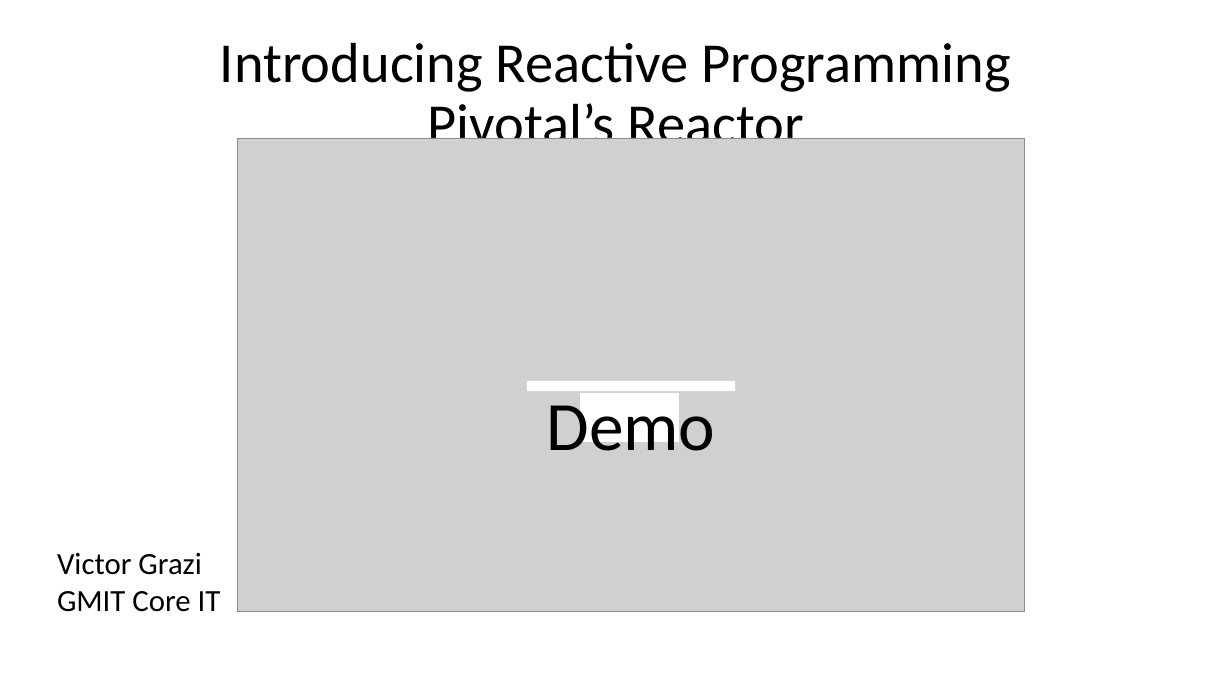
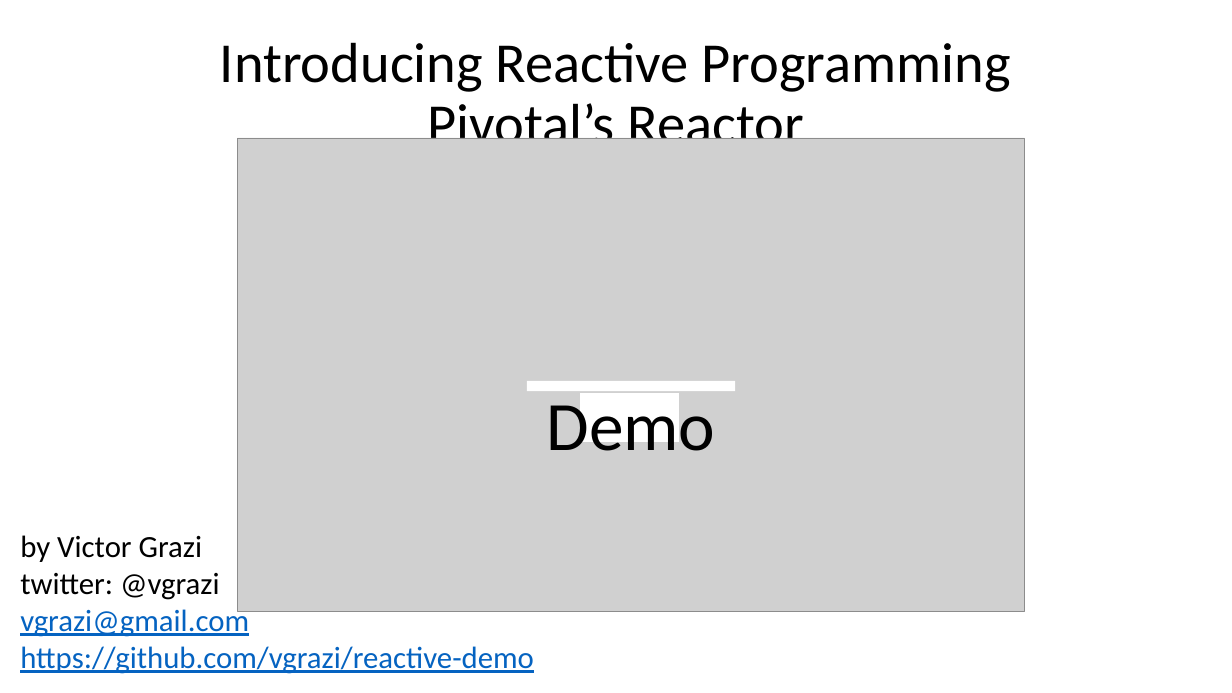
Before and after one commit to vgrazi/reactive-demo, a slide deck: slide 22 of presentation/Reactive Programming with Pivotal's Reactor.pptx. Drawn at 1232x693 pixels with LibreOffice and Linux fonts; fonts in the diff are those of the drawing; grey boxes stand for pictures. Boxes give left, top, right and bottom in pixels: in the first picture for what was removed or moved away, otherwise in the second. Text is boxed around its words. In the diff, an @@ line names an element or a change of style, - is before the commit and + after.

```diff
--- a/presentation/Reactive Programming with Pivotal's Reactor.pptx
+++ b/presentation/Reactive Programming with Pivotal's Reactor.pptx
@@ text added at [20,535,534,674], 24 pt, text #0563C1, underline @@
+  by Victor Grazi
+  twitter: @vgrazi
+  vgrazi@gmail.com
+  https://github.com/vgrazi/reactive-demo
@@ text removed at [57,553,221,612] @@
-Victor Grazi
-GMIT Core IT
```
Also in this commit, not shown: 3 other slides changed.
